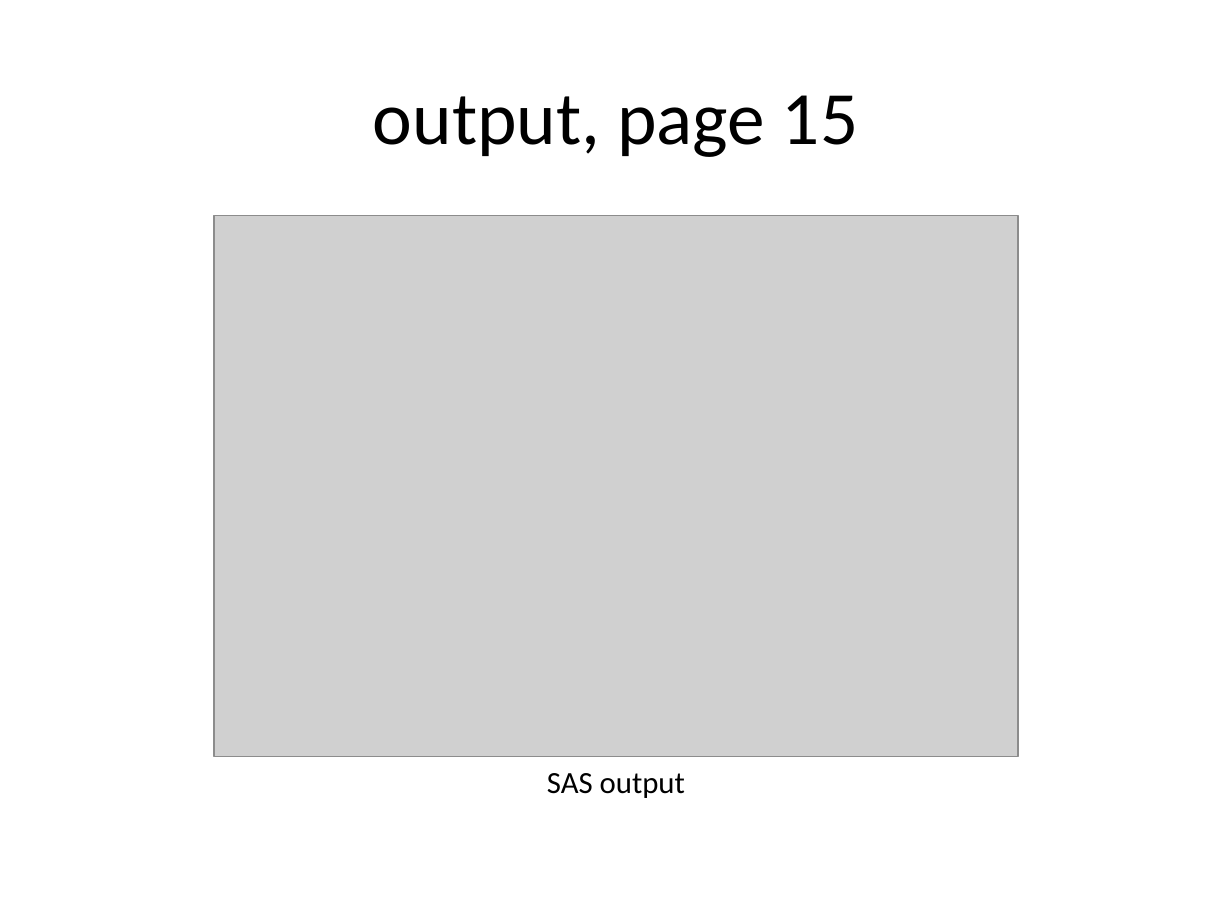
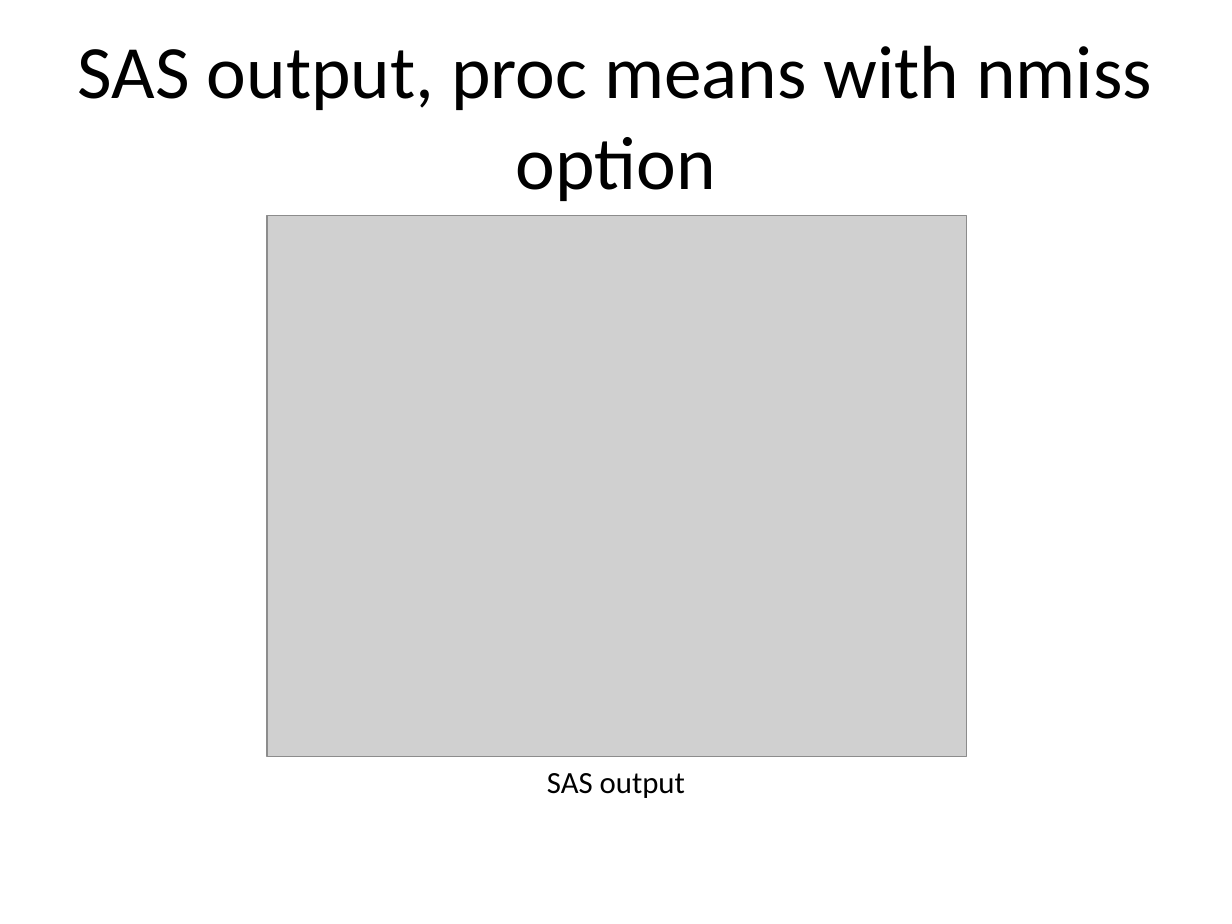
Before and after one commit to pmean/introduction-to-SAS, a slide deck: slide 32 of results/m02-slides-and-speaker-notes.pptx (slide 49 before the commit). Drawn at 1232x924 pixels with LibreOffice and Linux fonts; fonts in the diff are those of the drawing; grey boxes stand for pictures. Boxes give left, top, right and bottom in pixels: in the first picture for what was removed or moved away, otherwise in the second. Text is boxed around its words. In the diff, an @@ line names an element or a change of style, - is before the commit and + after.

```diff
--- a/results/m02-slides-and-speaker-notes.pptx
+++ b/results/m02-slides-and-speaker-notes.pptx
@@ title at (78, 45, 1152, 201): text changed @@
-output, page 15
+SAS output, proc means with nmiss option
@@ picture: place and size @@
-picture at (214, 216, 1019, 756)
+picture at (267, 216, 967, 756)
```
Also in this commit, not shown: 27 other slides changed, 23 slides added, 26 slides removed, 29 other files.
